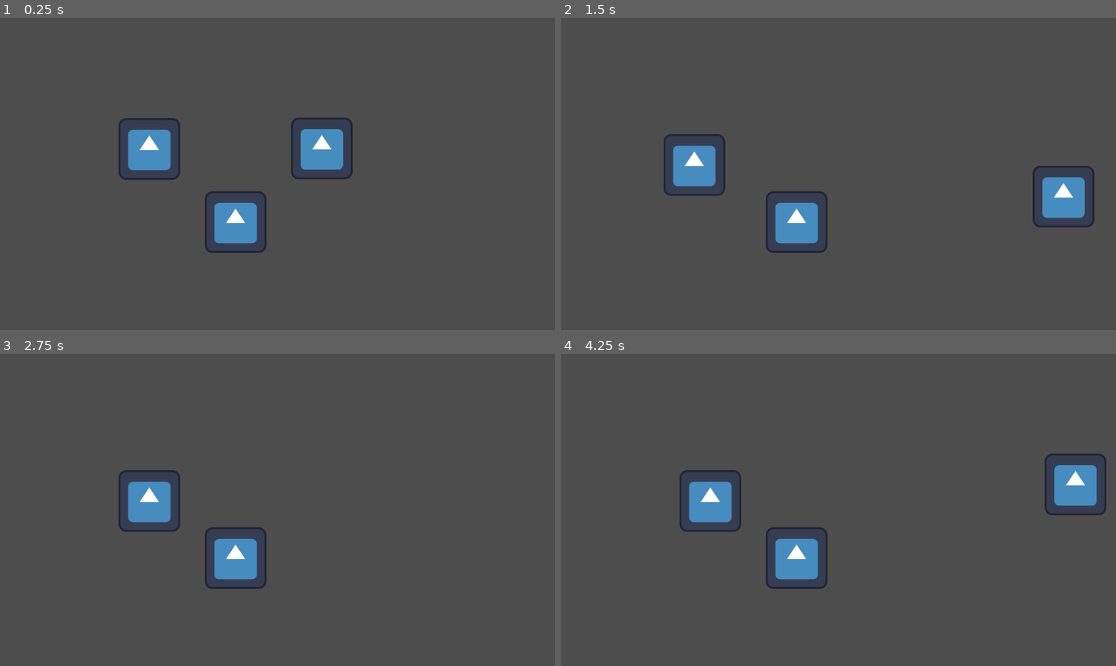
Above: before the commit, frames 1-4 (two rows, left to right).
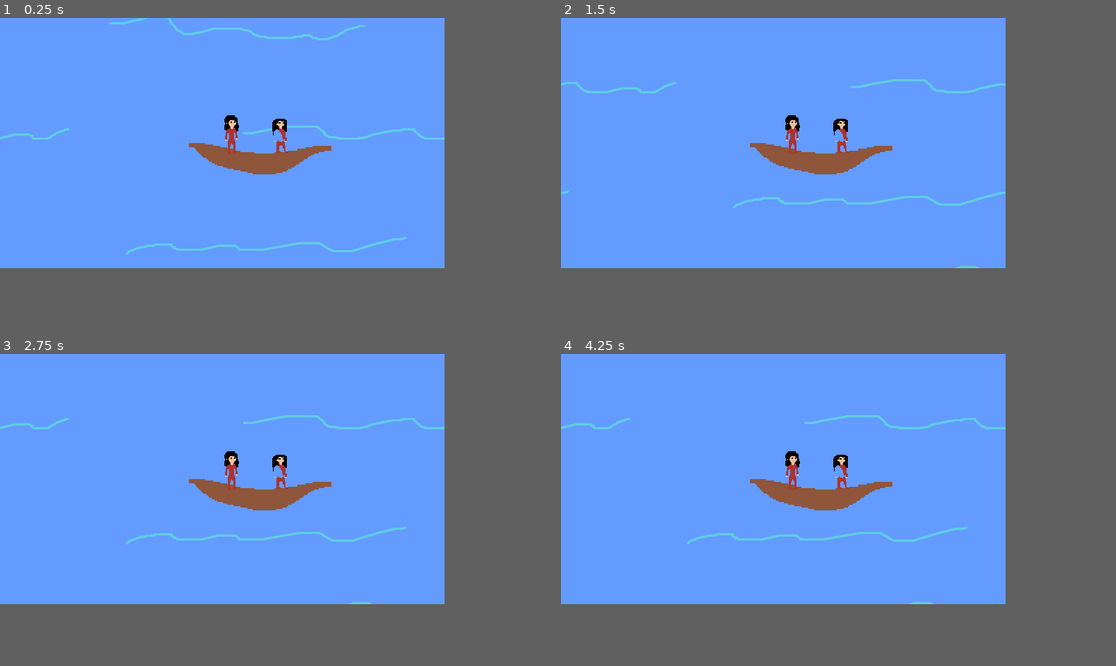
Above: after the commit, the same moments.

Repository: SteeRevo/BirthdayProject
Game: Godot game, scene res://minigame.tscn
The game is run twice, just before and just after one commit, with the same random seed, the same clock (stepped at 60 frames per second) and the same inputs. The engine's default icon, where the game draws it, is replaced by a stand-in: a white triangle on a blue panel in a dark square.
Inputs:
- Up to frame 1 (0.25 s): no input
- Up to frame 2 (1.5 s): tap Enter at 0.5 s; hold D (Player1Right) 0.53-1.28 s; tap Down (Player2Down) at 0.6 s; hold S (Player1Down) from 1.28 s (still down); tap Left (Player2Left) at 1.35 s
- Up to frame 3 (2.75 s): release S (Player1Down) at 2.03 s; hold D (Player1Right) from 2.03 s (still down); tap Right (Player2Right) at 2.1 s
- Up to frame 4 (4.25 s): tap Space at 2.75 s; release D (Player1Right) at 2.78 s; hold W (Player1Up) 2.78-3.53 s; tap Up (Player2Up) at 2.85 s; tap Enter at 3.5 s; hold A (Player1Left) from 3.53 s (still down); tap Down (Player2Down) at 3.6 s
In our replay, the window is 799x449 before the commit and 640x360 after it. These sizes can differ from the game's own. Grey fills any space a smaller window leaves; there, only what the larger window draws over its background counts as a difference.

The runs differ from the first frame. In frame 1, 64% of the frame differs, in the area x 0-81%, y 0-81%; in frame 2, 65%; in frame 3, 64%; in frame 4, 65%, in the area x 0-99%, y 0-81%.

Commit message:
added temp assets for scene

Diff:
--- a/minigame.tscn
+++ b/minigame.tscn
@@ -1,43 +1,52 @@
-[gd_scene load_steps=7 format=3 uid="uid://b07td77k8fr8x"]
+[gd_scene load_steps=10 format=3 uid="uid://b07td77k8fr8x"]
 
-[ext_resource type="Script" path="res://Player1.gd" id="1_glqu4"]
+[ext_resource type="Texture2D" uid="uid://cygvyl3jpcxij" path="res://PlayerSprites/mamaTemp.png" id="2_8b0hp"]
 [ext_resource type="Texture2D" uid="uid://dypabwpbld45q" path="res://icon.svg" id="2_tv4uw"]
 [ext_resource type="Script" path="res://Player2.gd" id="3_2kb6p"]
+[ext_resource type="Texture2D" uid="uid://2qc7ns1swxpe" path="res://PlayerSprites/leoniTemp.png" id="4_3af71"]
+[ext_resource type="Texture2D" uid="uid://r2ahtleimap8" path="res://PlayerSprites/boat.png" id="5_ahmar"]
+[ext_resource type="Texture2D" uid="uid://cwtdh0ekt6nxn" path="res://PlayerSprites/water.png" id="7_h1qbf"]
 
 [sub_resource type="RectangleShape2D" id="RectangleShape2D_p2rvf"]
-size = Vector2(120, 125)
+size = Vector2(79.9787, 29)
 
 [sub_resource type="RectangleShape2D" id="RectangleShape2D_l4q0m"]
 size = Vector2(113, 111)
 
 [sub_resource type="CircleShape2D" id="CircleShape2D_k2dvv"]
-radius = 137.004
+radius = 82.7647
 
 [node name="Minigame" type="Node2D"]
 
-[node name="Player1" type="CharacterBody2D" parent="."]
-position = Vector2(667, 273)
-script = ExtResource("1_glqu4")
+[node name="Player2" type="CharacterBody2D" parent="."]
+position = Vector2(109, 95)
+script = ExtResource("3_2kb6p")
 
-[node name="Icon" type="Sprite2D" parent="Player1"]
-position = Vector2(1, -2)
-texture = ExtResource("2_tv4uw")
+[node name="Boat" type="Sprite2D" parent="Player2"]
+texture_filter = 1
+position = Vector2(4.25, 6.25)
+scale = Vector2(1.025, 1.025)
+texture = ExtResource("5_ahmar")
 
-[node name="CollisionShape2D" type="CollisionShape2D" parent="Player1"]
-position = Vector2(2, -0.5)
+[node name="CollisionShape2D" type="CollisionShape2D" parent="Player2"]
+position = Vector2(6.25, 11.25)
+rotation = 0.00901031
 shape = SubResource("RectangleShape2D_p2rvf")
 
-[node name="Player2" type="CharacterBody2D" parent="."]
-position = Vector2(309, 272)
-script = ExtResource("3_2kb6p")
+[node name="LeoniTemp" type="Sprite2D" parent="Player2"]
+texture_filter = 1
+position = Vector2(18.75, -5.24999)
+scale = Vector2(0.66, 0.58)
+texture = ExtResource("4_3af71")
 
-[node name="Icon" type="Sprite2D" parent="Player2"]
-position = Vector2(1, 0)
-texture = ExtResource("2_tv4uw")
+[node name="Camera2D" type="Camera2D" parent="Player2"]
+position = Vector2(-23, 2)
 
-[node name="CollisionShape2D" type="CollisionShape2D" parent="Player2"]
-position = Vector2(2, 1.5)
-shape = SubResource("RectangleShape2D_p2rvf")
+[node name="MamaTemp" type="Sprite2D" parent="Player2"]
+texture_filter = 1
+position = Vector2(-16.5625, -4.26109)
+scale = Vector2(0.502501, 0.549557)
+texture = ExtResource("2_8b0hp")
 
 [node name="Enemy" type="CharacterBody2D" parent="."]
 position = Vector2(488, 421)
@@ -51,7 +60,18 @@
 shape = SubResource("RectangleShape2D_l4q0m")
 
 [node name="Water" type="Area2D" parent="."]
-position = Vector2(49, 608)
+position = Vector2(902, 412)
+rotation = 0.523598
 
 [node name="CollisionShape2D" type="CollisionShape2D" parent="Water"]
 shape = SubResource("CircleShape2D_k2dvv")
+
+[node name="ParallaxBackground" type="ParallaxBackground" parent="."]
+
+[node name="ParallaxLayer" type="ParallaxLayer" parent="ParallaxBackground"]
+motion_mirroring = Vector2(320, 0)
+
+[node name="waterBG" type="Sprite2D" parent="ParallaxBackground/ParallaxLayer"]
+position = Vector2(158.25, 114.25)
+scale = Vector2(0.3575, 0.3175)
+texture = ExtResource("7_h1qbf")
--- a/project.godot
+++ b/project.godot
@@ -14,6 +14,14 @@
 run/main_scene="res://minigame.tscn"
 config/features=PackedStringArray("4.1", "Mobile")
 config/icon="res://icon.svg"
+
+[display]
+
+window/size/viewport_width=320
+window/size/viewport_height=180
+window/size/window_width_override=1280
+window/size/window_height_override=720
+window/stretch/mode="canvas_items"
 
 [input]
 
Binary file added: PlayerSprites/LeoniMove.png
Not shown, added: PlayerSprites/LeoniMove.png.import
Binary file added: PlayerSprites/boat.png
Not shown, added: PlayerSprites/boat.png.import
Binary file added: PlayerSprites/leoniAttack.png
Not shown, added: PlayerSprites/leoniAttack.png.import
Binary file added: PlayerSprites/leoniTemp.png
Not shown, added: PlayerSprites/leoniTemp.png.import
Binary file added: PlayerSprites/mamaMove.png
Not shown, added: PlayerSprites/mamaMove.png.import
Binary file added: PlayerSprites/mamaTemp.png
Not shown, added: PlayerSprites/mamaTemp.png.import
(and 4 more such lines)
